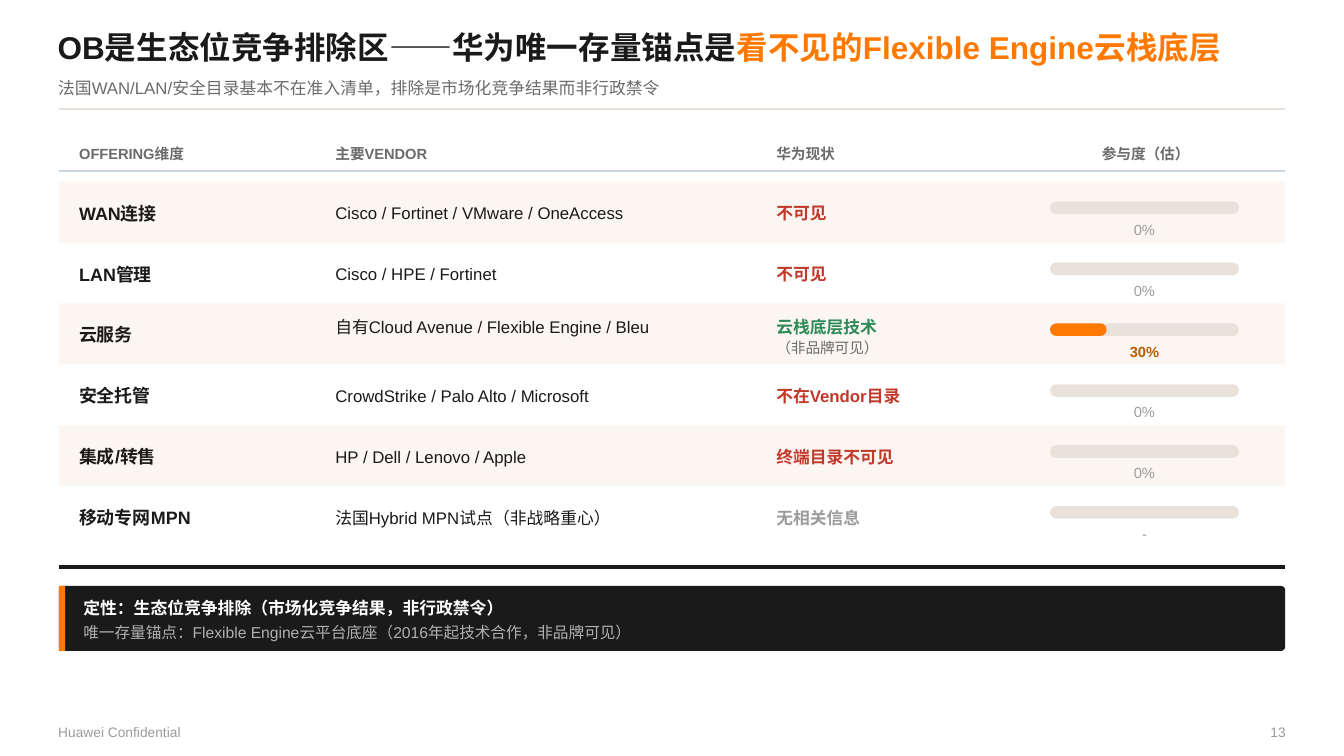
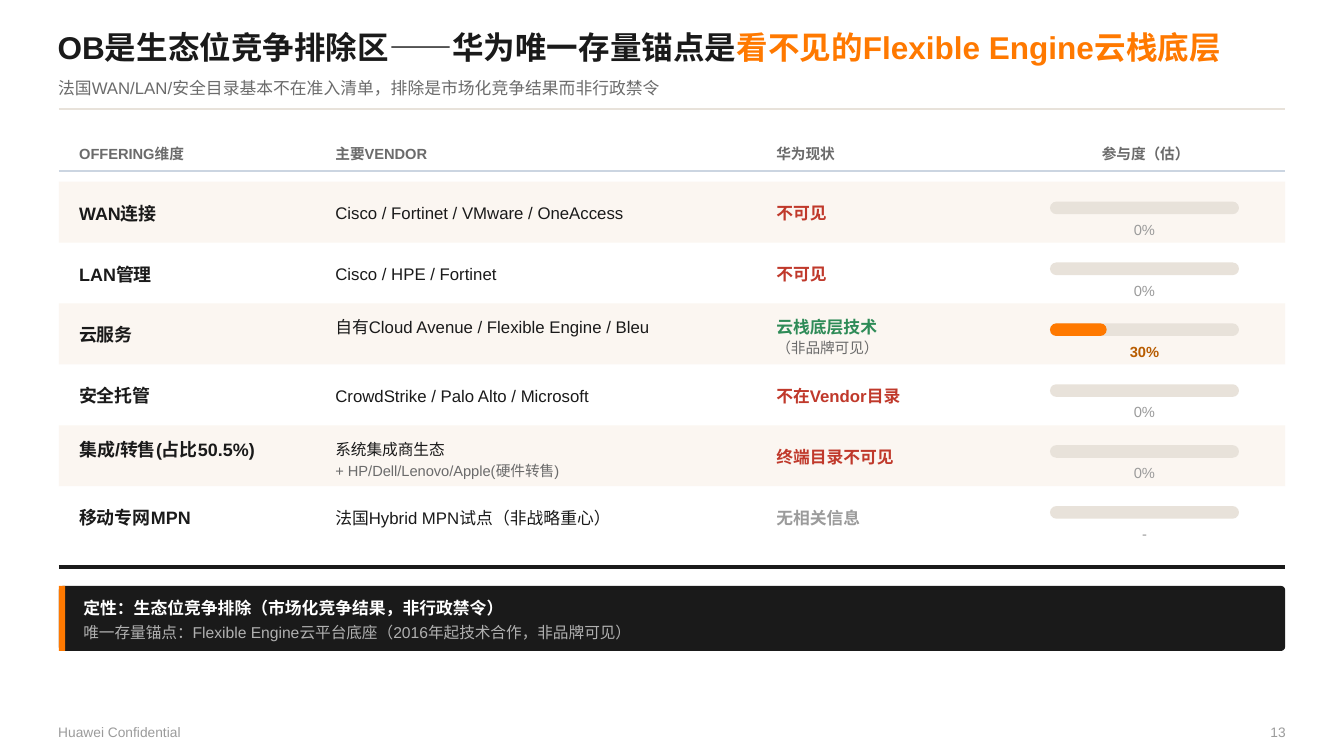
Before and after one commit to Chaoding1215/Claude, a slide deck: slide 13 of reference/Orange Business 三大区域B2B业务洞察 20260703.pptx. Drawn at 1344x756 pixels with LibreOffice and Linux fonts; fonts in the diff are those of the drawing. Boxes give left, top, right and bottom in pixels: in the first picture for what was removed or moved away, otherwise in the second. Text is boxed around its words. In the diff, an @@ line names an element or a change of style, - is before the commit and + after.

```diff
--- a/reference/Orange Business 三大区域B2B业务洞察 20260703.pptx
+++ b/reference/Orange Business 三大区域B2B业务洞察 20260703.pptx
@@ text at (x1=79, y1=440, x2=255, y2=460): text changed @@
-集成/转售
+集成/转售(占比50.5%)
@@ text added at (x1=335, y1=442, x2=444, y2=457), 11.2 pt, text #1A1A1A @@
+系统集成商生态
@@ text at (x1=348, y1=464, x2=559, y2=479): text changed; size 12 to 10.5 pt; text colour #1A1A1A to #6B6B6B @@
-HP / Dell / Lenovo / Apple
++ HP/Dell/Lenovo/Apple(硬件转售)
```
Also in this commit, not shown: 13 other slides changed, 1 slide added, 1 slide removed, 1 other file.
